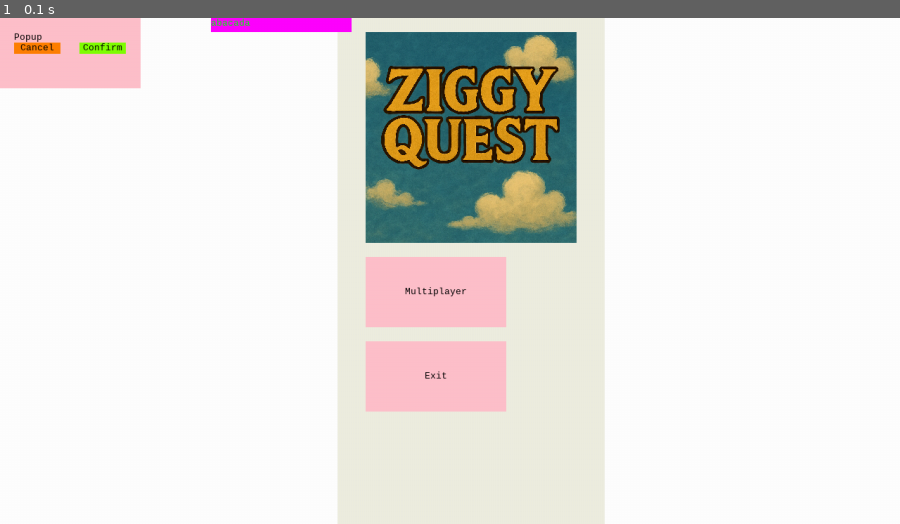
Above: before the commit, frame 1.
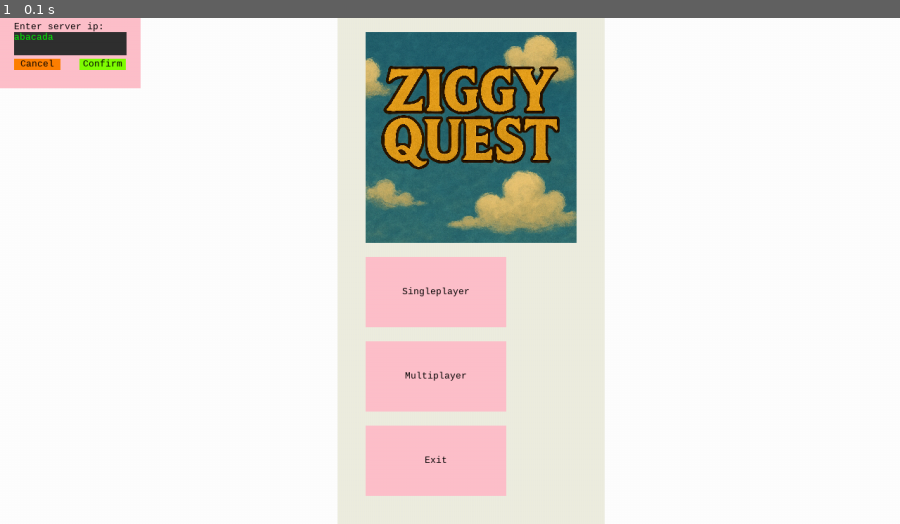
Above: after the commit, the same moment.

Repository: Tysek64/ziggyquest
Game: pygame game, started from src/GUIMain.py
Two runs of this game, one before a commit and one after it. Both use one fixed random seed, a clock stepped at 60 frames per second and the inputs below.
Inputs:
- Up to frame 1 (0.1 s): no input

The runs differ from the first frame. In frame 1, 3.6% of the frame differs, in the area x 1-57%, y 0-95%.

Commit message:
Working popup field

Diff:
--- a/src/GUI/drawables/EditableTextField.py
+++ b/src/GUI/drawables/EditableTextField.py
@@ -7,7 +7,7 @@
 
 class EditableTextField(Drawable, ResizeMixin, FocusableMixin):
     def __init__(self, position: pygame.Rect, parent_surface: pygame.Surface,
-                 color: pygame.Color = pygame.Color(255, 0, 255),
+                 color: pygame.Color = pygame.Color(48, 48, 48),
                  default_value: str = 'abacada', max_len=16):
         self.position = position
         self.color = color
--- a/src/GUI/drawables/ResizableInputPopup.py
+++ b/src/GUI/drawables/ResizableInputPopup.py
@@ -2,6 +2,7 @@
 
 from src.GUI.draw_utils import auto_draw
 from src.GUI.drawables.CompositeMixin import CompositeMixin
+from src.GUI.drawables.EditableTextField import EditableTextField
 from src.GUI.drawables.ResizeMixin import ResizeMixin
 from src.GUI.drawables.ResizableButton import ResizableButton
 from src.GUI.drawables.ResizableTextDrawable import ResizableTextDrawable
@@ -15,24 +16,28 @@
                  text_color: pygame.Color = pygame.Color(0, 0, 0), default_value: str = ''):
         self.position = position
         self.color = color
-        self.__top_margin = 20
+        self.__top_margin = 5
         self.__left_margin = 20
-        self.button_size = (self.position.width / 3, self.position.height / 6) # wybrane dowolnie, zeby ladnie wygladalo
+        self.__button_size = (self.position.width / 3, self.position.height / 6) # wybrane dowolnie, zeby ladnie wygladalo
+        self.__text_field_size = (self.position.width / 1.25, self.position.height / 3)
 
         text_pos = (self.position.topleft[0] + self.__left_margin, self.position.topleft[1] + self.__top_margin)
         self.text = ResizableTextDrawable(text_pos, text, text_color, parent_surface)
 
-        cancel_pos = (self.position.bottomleft[0] + self.__left_margin, self.text.get_rect().bottomleft[1] + self.__top_margin)
-        self.cancel_button = ResizableButton(pygame.Rect(cancel_pos, self.button_size), 'Cancel',
+        input_pos = (self.position.bottomleft[0] + self.__left_margin, self.text.get_rect().bottomleft[1] + self.__top_margin)
+        self.input = EditableTextField(pygame.Rect(input_pos, self.__text_field_size), parent_surface)
+
+        cancel_pos = (self.position.bottomleft[0] + self.__left_margin, self.input.get_rect().bottomleft[1] + self.__top_margin)
+        self.cancel_button = ResizableButton(pygame.Rect(cancel_pos, self.__button_size), 'Cancel',
                                              pygame.Color(255, 128, 0), on_cancel, parent_surface)
 
         accept_pos = (
-        self.position.bottomright[0] - self.__left_margin - self.button_size[0], self.text.get_rect().bottomleft[1] + self.__top_margin)
-        self.accept_button = ResizableButton(pygame.Rect(accept_pos, self.button_size), 'Confirm',
+            self.position.bottomright[0] - self.__left_margin - self.__button_size[0], self.input.get_rect().bottomleft[1] + self.__top_margin)
+        self.accept_button = ResizableButton(pygame.Rect(accept_pos, self.__button_size), 'Confirm',
                                              pygame.Color(128, 255, 0), on_accept, parent_surface)
 
-        self._rendered_objects = [self.accept_button, self.cancel_button]
-        self.points = [self.accept_button.position.topleft, self.cancel_button.position.topleft]
+        self._rendered_objects = [self.input, self.accept_button, self.cancel_button]
+        self.points = [self.input.position.topleft, self.accept_button.position.topleft, self.cancel_button.position.topleft]
 
         super().__init__(points=['position'], surfaces=[], parent_surface=parent_surface)
 
@@ -40,9 +45,9 @@
 
     def draw(self, surface, *args, **kwargs):
         self.resize()
-        self.cancel_button.resize()
         auto_draw(surface, self.position, color=self.color)
         auto_draw(surface, self.text)
+        auto_draw(surface, self.input)
         auto_draw(surface, self.cancel_button)
         auto_draw(surface, self.accept_button)
 
--- a/src/GUI/drawables/ResizableTextDrawable.py
+++ b/src/GUI/drawables/ResizableTextDrawable.py
@@ -21,7 +21,7 @@
     def draw(self, surface, *args, **kwargs):
         self.render = self.font.render(self.message, True, self.color)
         if self.editable: self.reinit(points=['position'], surfaces=['render'], parent_surface=self.parent_surface)
-        self.resize()
+        else: self.resize()
         if not self.centered:
             surface.blit(self.render, self.position)
         else:
--- a/src/GUIMain.py
+++ b/src/GUIMain.py
@@ -29,14 +29,15 @@
                           contents=[
                               ResizableImageDrawable(parent_surface, Path('./src/GUI/resources/ZiggyQuest.png'),
                                                      (0,0), size=(300, 300)),
+                              ResizableButton(pygame.Rect(0, 0, 200, 100), 'Singleplayer', pygame.Color('pink'),
+                                              (lambda: True), parent_surface),
                               ResizableButton(pygame.Rect(0, 0, 200, 100), 'Multiplayer', pygame.Color('pink'),
                                               (lambda: True), parent_surface),
                               ResizableButton(pygame.Rect(0, 0, 200, 100), 'Exit', pygame.Color('pink'),
                                               (lambda: menu.close()), parent_surface),
                           ], row_width=1, scale_to_content=True), {}),
-        (ResizableInputPopup(pygame.Rect(0, 0, 200, 100), 'Popup', pygame.Color('pink'),
+        (ResizableInputPopup(pygame.Rect(0, 0, 200, 100), 'Enter server ip:', pygame.Color('pink'),
                              lambda: print('cancelled'), lambda: print('accepted'), parent_surface), {}),
-        (EditableTextField(pygame.Rect(300, 0, 200, 20), parent_surface), {})
     ]
 
     for renderer in renderers:
